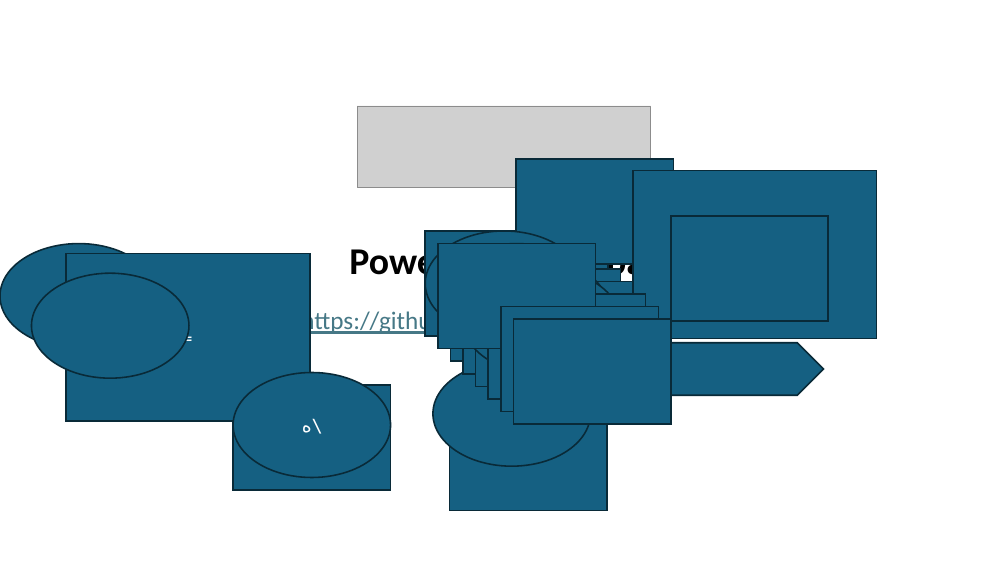
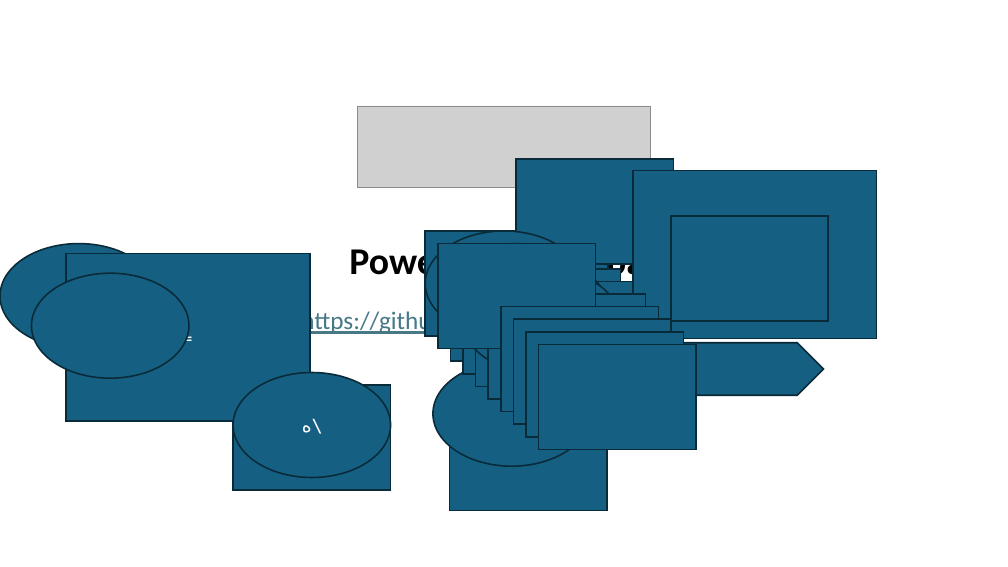
Before and after one commit to Naldakheell/PPTK, a slide deck: slide 1 of src/PPTK-WINDOWS-FINAL.pptm. Drawn at 1008x567 pixels with LibreOffice and Linux fonts; fonts in the diff are those of the drawing; grey boxes stand for pictures. Boxes give left, top, right and bottom in pixels: in the first picture for what was removed or moved away, otherwise in the second. Text is boxed around its words. In the diff, an @@ line names an element or a change of style, - is before the commit and + after.

Commit message:
windows6 - Add Save Selected Slides shortcut 4.

```diff
--- a/src/PPTK-WINDOWS-FINAL.pptm
+++ b/src/PPTK-WINDOWS-FINAL.pptm
@@ rectangle added at box(526, 332, 684, 437), fill #156082, outline #092A39 1.5 pt @@
@@ rectangle added at box(538, 345, 696, 450), fill #156082, outline #092A39 1.5 pt @@
```
Also in this commit, not shown: 6 other files.
